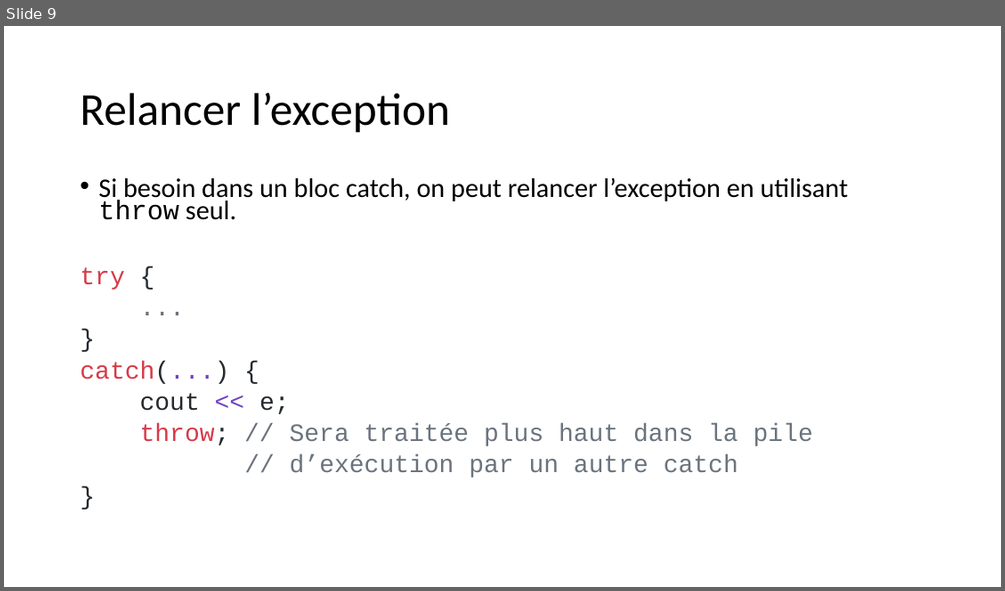
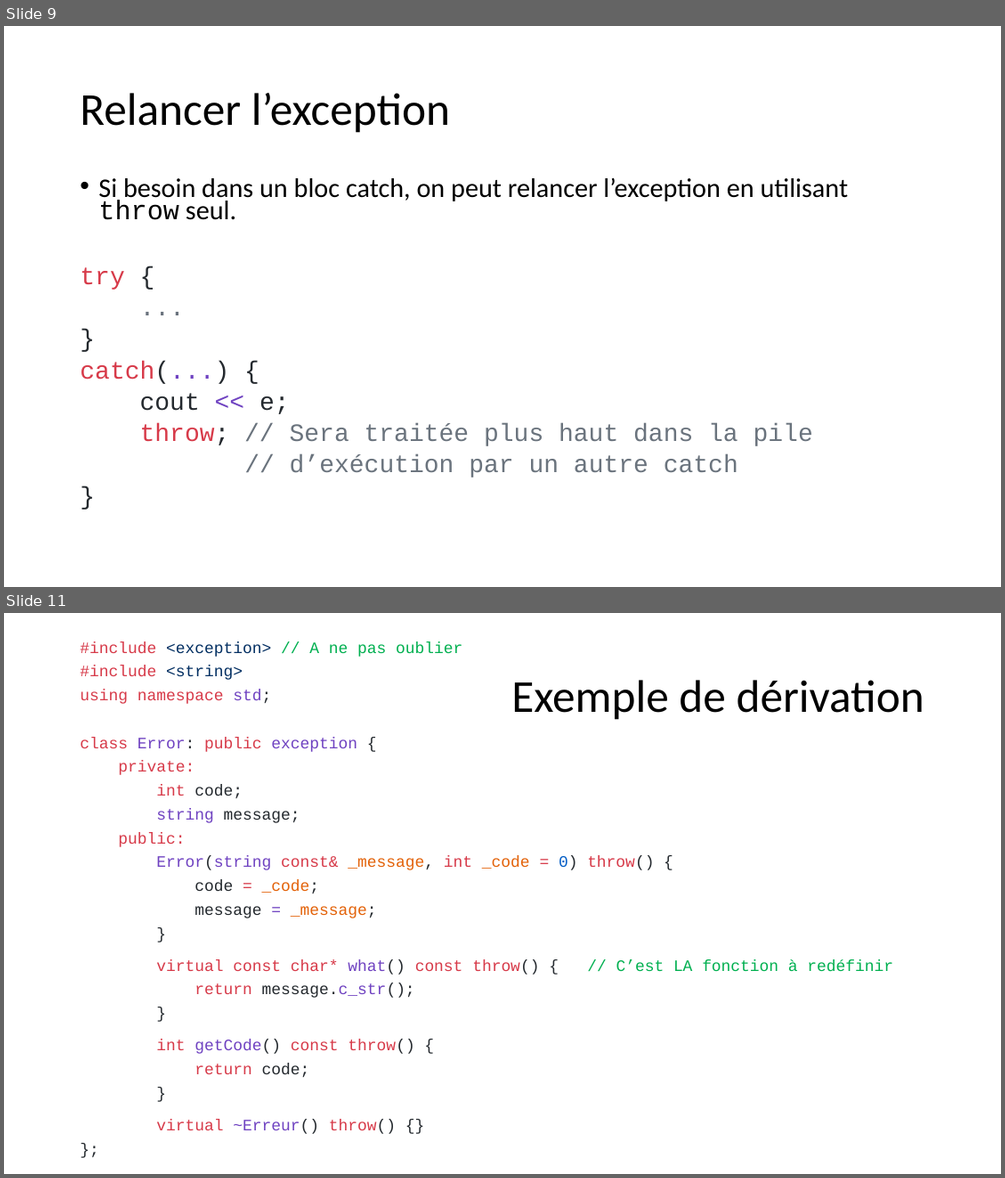
Before and after one commit to beerserker/BTS2, a slide deck: 02_CPP/03_Exceptions/bts2_exceptions.pptx. Shown one above the other, each under a label of ours: slide 9 before the commit, slides 9 and 11 after it; the slides between them are not shown. The pictures are 1005x591 and 1005x1178 pixels, drawn with LibreOffice and Linux fonts; fonts in the diff are those of the drawing. Boxes give left, top, right and bottom in pixels: in the first picture for what was removed or moved away, otherwise in the second. Text is boxed around its words. In the diff, an @@ line names an element or a change of style, - is before the commit and + after.

Commit message:
exceptions v2

```diff
--- a/02_CPP/03_Exceptions/bts2_exceptions.pptx
+++ b/02_CPP/03_Exceptions/bts2_exceptions.pptx
@@ slide 11 added at box(4, 613, 1001, 1174), background #FFFFFF @@
@@ text added at box(80, 641, 654, 1134), 15.4 pt, text #D73A49 @@
+#include <exception> // A ne pas oublier
+#include <string>
+using namespace std;
+class Error: public exception {
+private:
+int code;
+string message;
+public:
+Error(string const& _message, int _code = 0) throw() {
+code = _code;
+message = _message;
+}
+virtual const char* what() const throw() { // C’est LA fonction à redéfinir
+return message.c_str();
+}
+int getCode() const throw() {
+return code;
+}
+virtual ~Erreur() throw() {}
+};
@@ title added at box(511, 680, 924, 720), 44 pt, text #000000 @@
+Exemple de dérivation
```
Also in this commit, not shown: 4 other slides added, 1 other file.
